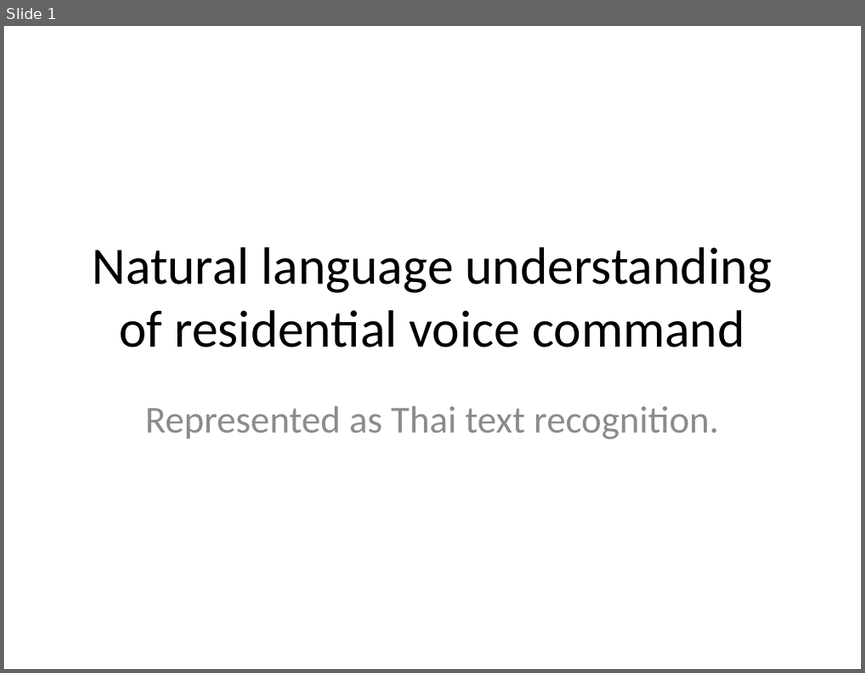
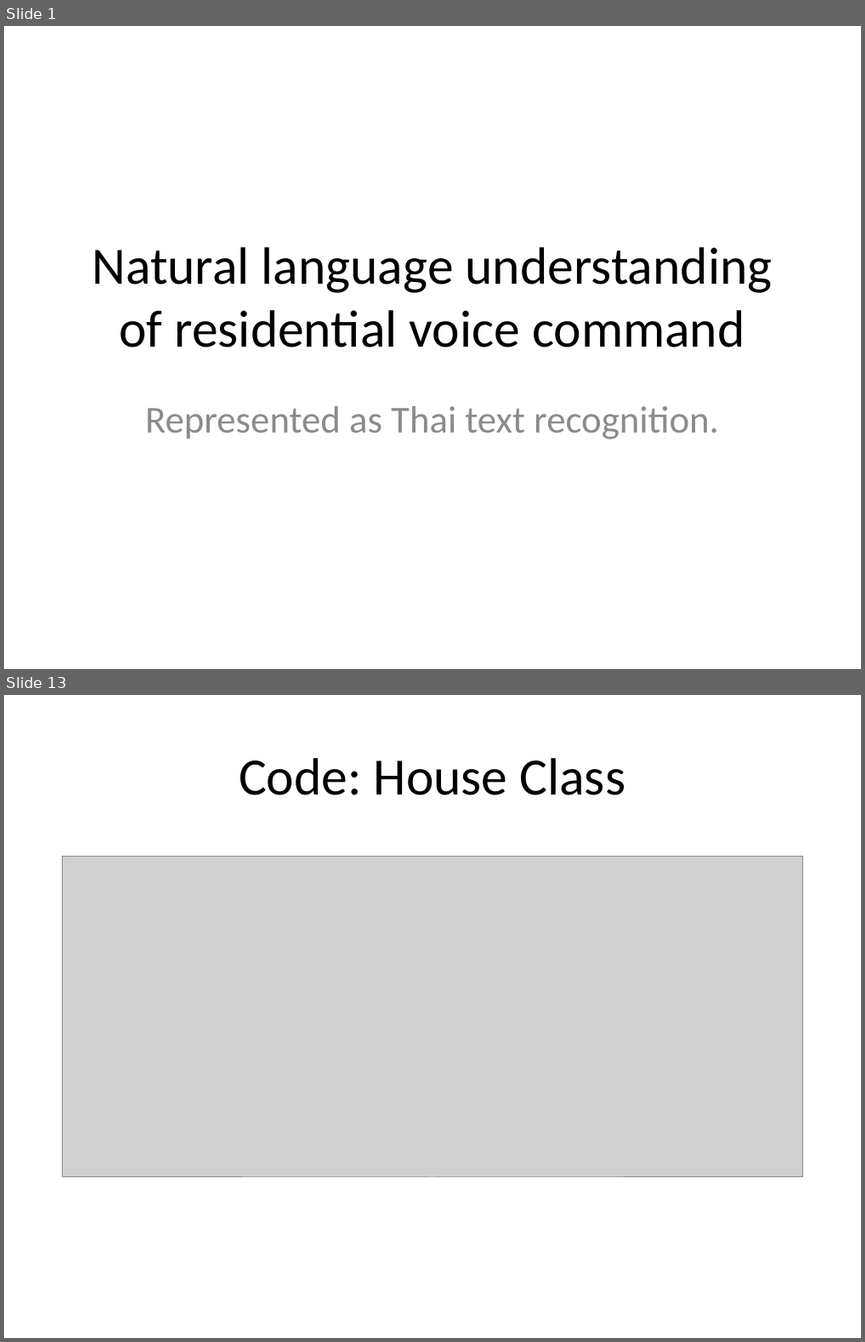
Before and after one commit to jzrlza/SmartHomePrototype, a slide deck: project_presentation.pptx. Shown one above the other, each under a label of ours: slide 1 before the commit, slides 1 and 13 after it; the slides between them are not shown. The pictures are 865x673 and 865x1342 pixels, drawn with LibreOffice and Linux fonts; fonts in the diff are those of the drawing; grey boxes stand for pictures. Boxes give left, top, right and bottom in pixels: in the first picture for what was removed or moved away, otherwise in the second. Text is boxed around its words. In the diff, an @@ line names an element or a change of style, - is before the commit and + after.

```diff
--- a/project_presentation.pptx
+++ b/project_presentation.pptx
@@ slide 13 added at bbox=[4, 695, 861, 1338], background #FFFFFF @@
@@ title added at bbox=[239, 758, 626, 795], 44 pt, text #000000 @@
+Code: House Class
@@ picture added at bbox=[63, 857, 802, 1178] @@
```
Also in this commit, not shown: 18 other slides added, 1 slide removed.
